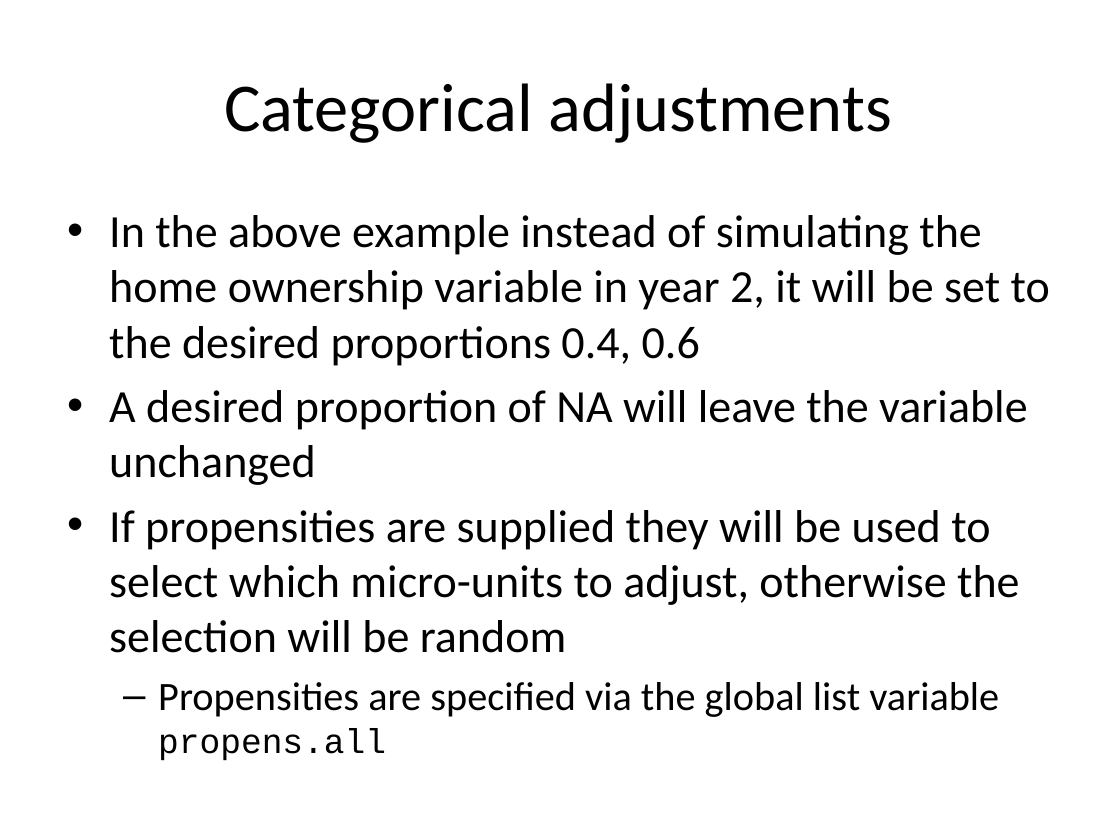
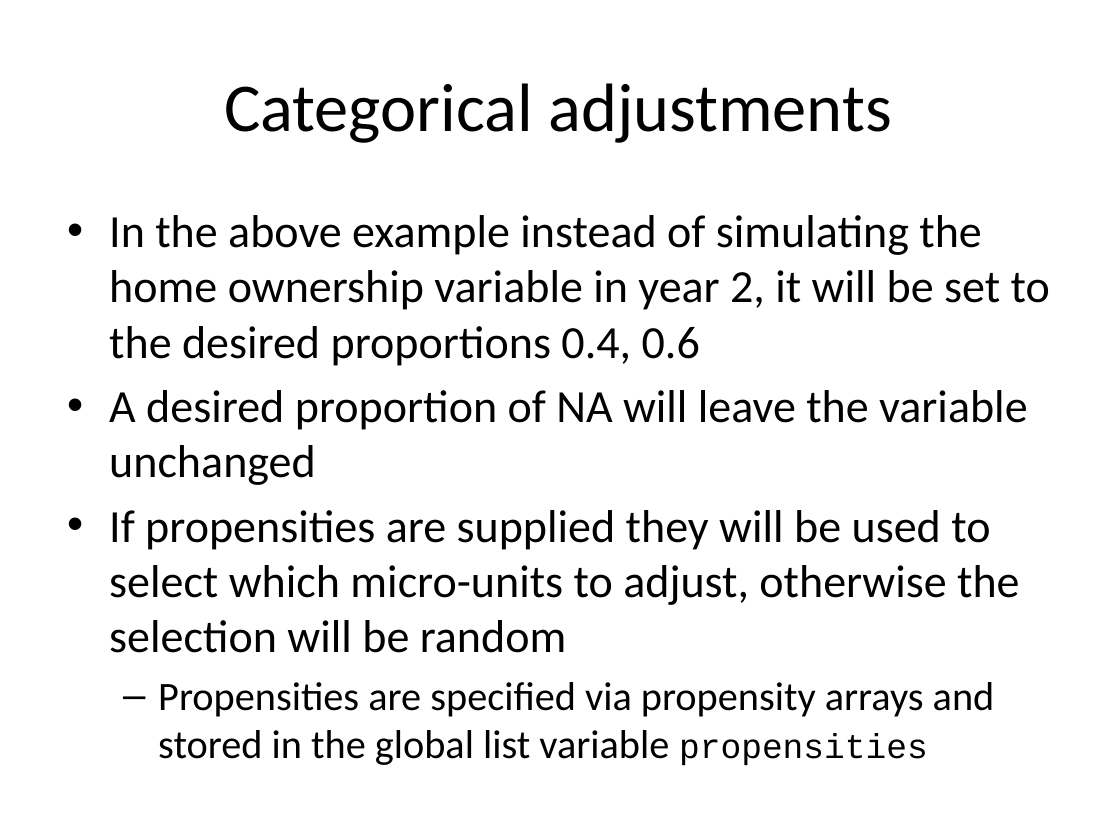
Before and after one commit to compassresearchcentre/simario, a slide deck: slide 9 of docs/Simar overview.pptx (slide 10 before the commit). Drawn at 1120x840 pixels with LibreOffice and Linux fonts; fonts in the diff are those of the drawing. Boxes give left, top, right and bottom in pixels: in the first picture for what was removed or moved away, otherwise in the second. Text is boxed around its words. In the diff, an @@ line names an element or a change of style, - is before the commit and + after.

```diff
--- a/docs/Simar overview.pptx
+++ b/docs/Simar overview.pptx
@@ text at box(158, 682, 995, 766): text changed @@
-  – Propensities are specified via the global list variable propens.all
+  – Propensities are specified via propensity arrays and stored in the global list variable propensities
```
Also in this commit, not shown: 3 other slides changed, 4 slides added, 3 slides removed, 14 other files.
